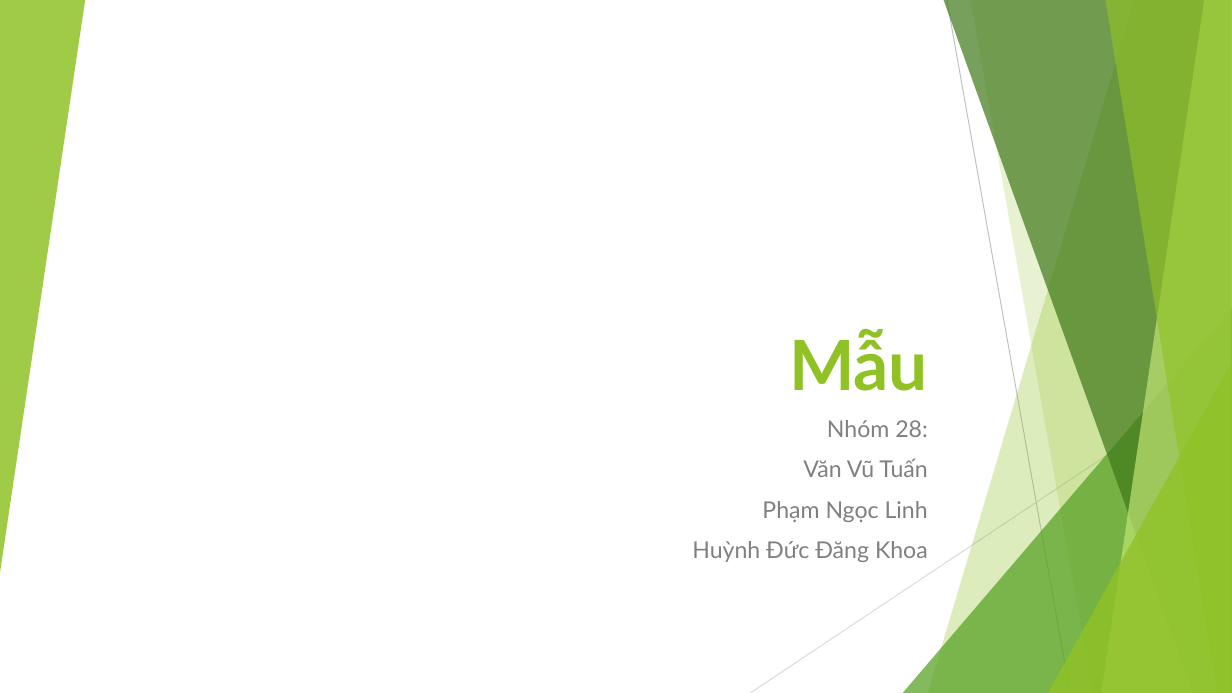
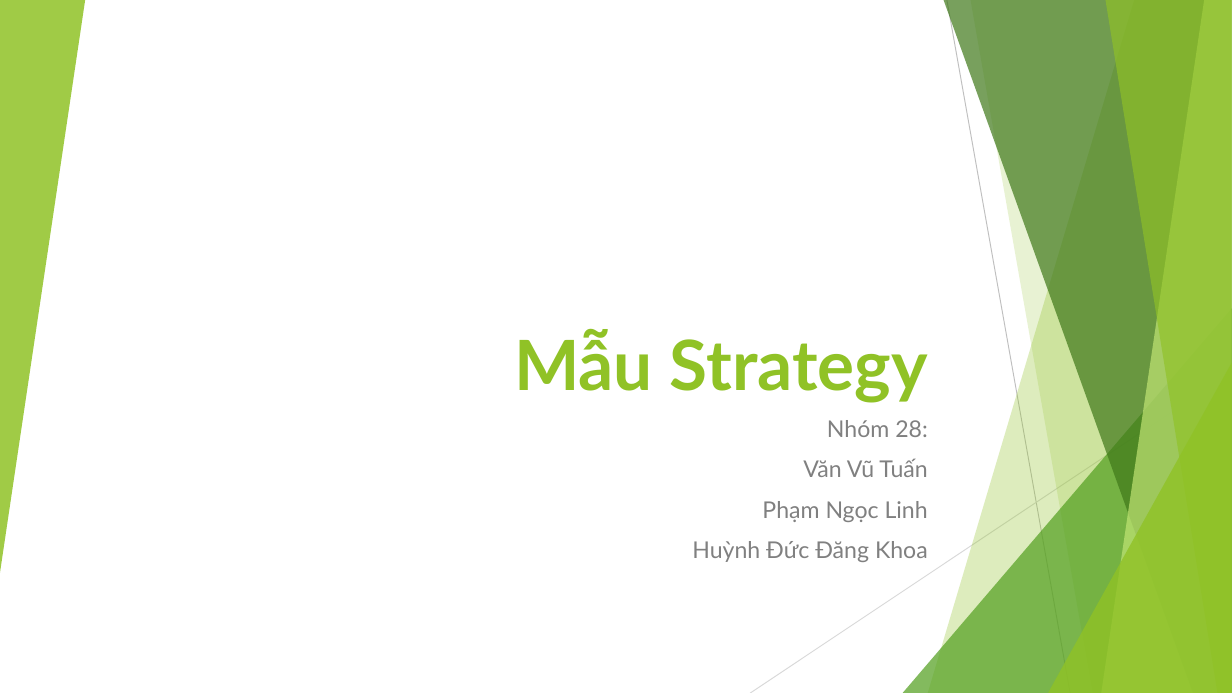
Before and after one commit to ChrisJamison/design_pattern, a slide deck: slide 1 of Báo cáo cuối kỳ/21. Strategy/Slide.pptx. Drawn at 1232x693 pixels with LibreOffice and Linux fonts; fonts in the diff are those of the drawing. Boxes give left, top, right and bottom in pixels: in the first picture for what was removed or moved away, otherwise in the second. Text is boxed around its words. In the diff, an @@ line names an element or a change of style, - is before the commit and + after.

Commit message:
thêm mâu Strategy

```diff
--- a/Báo cáo cuối kỳ/21. Strategy/Slide.pptx
+++ b/Báo cáo cuối kỳ/21. Strategy/Slide.pptx
@@ title at bbox=[514, 330, 928, 403]: text changed @@
-Mẫu
+Mẫu Strategy
```
Also in this commit, not shown: 6 other slides changed, 2 slides added, 3 slides removed, 2 other files.
